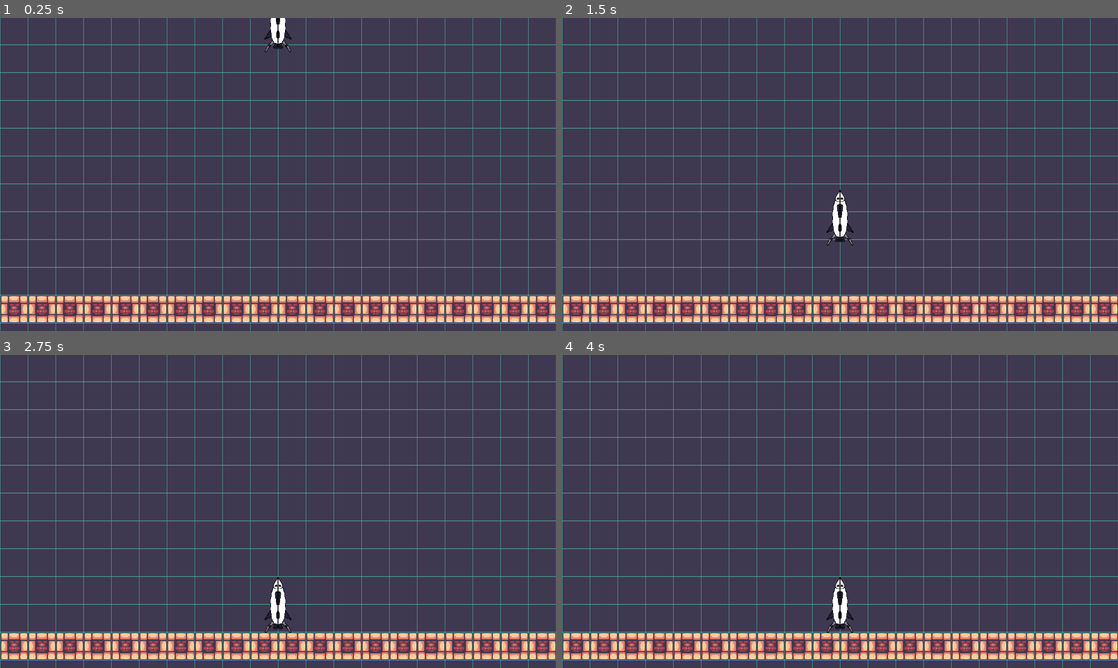
Above: before the commit, frames 1-4 (two rows, left to right).
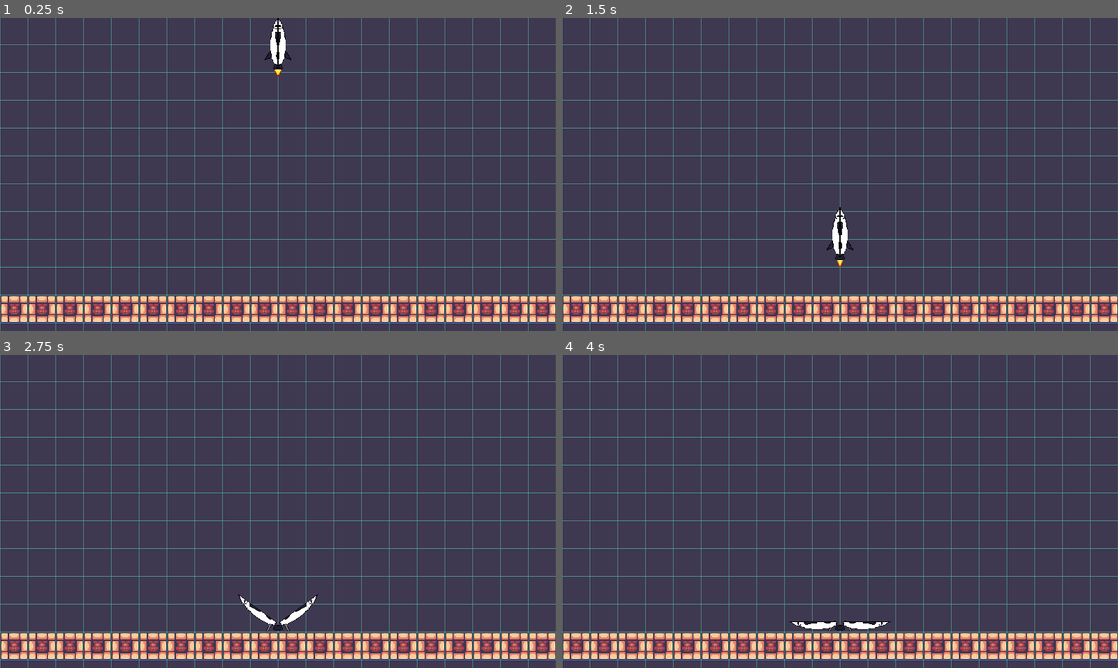
Above: after the commit, the same moments.

Repository: CaptainTiki/protoluna
Game: Godot game, scene res://Scenes/level_root.tscn
Two runs of this game, one before a commit and one after it. Both use one fixed random seed, a clock stepped at 60 frames per second and the inputs below.
Inputs:
- Up to frame 1 (0.25 s): no input
- Up to frame 2 (1.5 s): no input
- Up to frame 3 (2.75 s): no input
- Up to frame 4 (4 s): tap Enter at 3.5 s

The runs differ from the first frame. In frame 1, 1.8% of the frame differs, in the area x 0-100%, y 0-98%; in frame 2, 1.8%; in frame 3, 2.0%; in frame 4, 2.0%, in the area x 0-100%, y 8-98%.

Commit message:
Rocket Deploys
split sprites
added animation players
added scripts to deploy rocket into "building mode"

Diff:
--- a/Scenes/lander_rocket.gd
+++ b/Scenes/lander_rocket.gd
@@ -6,19 +6,34 @@
 @export var landing_speed: float = 5.0 # Adjust for faster or slower initial movement
 @export var deceleration: float = 0.1 # Adjust for slower or faster deceleration
 
+@onready var animation_thruster = $AnimationThruster
+@onready var animation_fins = $AnimationFins
+@onready var animation_legs = $AnimationLegs
+@onready var animation_body = $AnimationBody
+
 var current_position : Vector2
 var is_moving: bool = false
+var landing = true
+var legsdeployed = false
+var finsdeployed = true
+var bodysplit = false
 
 # Called when the node enters the scene tree for the first time.
 func _ready():
+	animation_thruster.play("RESET")
+	animation_fins.play("RESET")
+	animation_legs.play("RESET")
+	animation_body.play("RESET")
 	#initialize starting position
 	current_position = start_position
 	position = start_position
 
 	if position == deploy_position:
 		start_liftoff()
+		animation_thruster.play("thrusting")
 	else:
 		start_landing()
+		animation_thruster.play("thrusting")
 
 func start_liftoff() -> void:
 	pass
@@ -28,18 +43,39 @@
 	pass
 
 # Called every frame. 'delta' is the elapsed time since the previous frame.
-func _process(delta):
+func _process(_delta):
 	pass
 
 func _physics_process(delta):
 	if is_moving:
 		#calculate the distance to the target
 		var distance = deploy_position - current_position
+		#check to see if we need to do any other animations
+		if distance.length() <= 75:
+			if landing:
+				if legsdeployed == false:
+					animation_legs.play("deploy")
+					animation_fins.play("retract")
+					finsdeployed = false
+					legsdeployed = true
+			else:
+				if legsdeployed == true:
+					animation_legs.play("retract")
+					animation_fins.play("deploy")
+					legsdeployed = false
+					finsdeployed = true
+			pass
 		#stop moving if we're close enough
 		if distance.length() <= 2.5: #larger than the step check below
 			position = deploy_position
-			is_moving = false
-			on_landing_complete()
+			if is_moving == true:
+				animation_body.play("deploy")
+				is_moving = false
+			animation_thruster.play("off")
+			if animation_body.current_animation == "deploy" && animation_body.is_playing() == false:
+				bodysplit = true
+			if legsdeployed && finsdeployed == false && bodysplit == true:
+				on_landing_complete()
 			return
 
 		#adjust speed based on distance
@@ -50,8 +86,13 @@
 			step.x = 2
 		current_position += step
 
+
 		#update the position of the rocket
 		position = current_position
+	elif is_moving == false:
+		if landing:
+			pass
+		pass
 
 func on_landing_complete():
 	print("Landing Complete")
--- a/Scenes/lander_rocket.tscn
+++ b/Scenes/lander_rocket.tscn
@@ -1,83 +1,526 @@
-[gd_scene load_steps=9 format=3 uid="uid://dkvhrc0k7ps7n"]
-
-[ext_resource type="Texture2D" uid="uid://c2qb7vs53c4re" path="res://Assets/Rocket.png" id="1_1nqwh"]
+[gd_scene load_steps=22 format=3 uid="uid://dkvhrc0k7ps7n"]
+
 [ext_resource type="Script" path="res://Scenes/lander_rocket.gd" id="1_vlc08"]
-
-[sub_resource type="Animation" id="Animation_8dguh"]
+[ext_resource type="Texture2D" uid="uid://4bjjyvsircw" path="res://Assets/Sprites/Rocket/LegUpper.png" id="2_14yab"]
+[ext_resource type="Texture2D" uid="uid://d0uc1o3w5ncs0" path="res://Assets/Sprites/Rocket/LegLower.png" id="3_ihslk"]
+[ext_resource type="Texture2D" uid="uid://5a1f1k77xa38" path="res://Assets/Sprites/Rocket/RocketFin.png" id="4_3cwv7"]
+[ext_resource type="Texture2D" uid="uid://cyphtewsll6vy" path="res://Assets/Sprites/Rocket/RocketBody1.png" id="5_kvbfo"]
+[ext_resource type="Texture2D" uid="uid://dud2lkn66xhni" path="res://Assets/Sprites/Rocket/RocketEngine.png" id="6_uwvt7"]
+[ext_resource type="Texture2D" uid="uid://brvx40cbwpkii" path="res://Assets/Sprites/Rocket/Flame.png" id="7_6jin5"]
+
+[sub_resource type="Animation" id="Animation_43oeq"]
 length = 0.001
 tracks/0/type = "value"
 tracks/0/imported = false
 tracks/0/enabled = true
-tracks/0/path = NodePath("Sprite2D:modulate")
-tracks/0/interp = 1
-tracks/0/loop_wrap = true
-tracks/0/keys = {
-"times": PackedFloat32Array(0),
-"transitions": PackedFloat32Array(1),
-"update": 0,
-"values": [Color(1, 1, 1, 1)]
-}
-
-[sub_resource type="Animation" id="Animation_ltamf"]
-resource_name = "Repack"
-length = 2.0
+tracks/0/path = NodePath("Rocket_Sprites/Flame:scale")
+tracks/0/interp = 1
+tracks/0/loop_wrap = true
+tracks/0/keys = {
+"times": PackedFloat32Array(0),
+"transitions": PackedFloat32Array(1),
+"update": 0,
+"values": [Vector2(1, 1)]
+}
+tracks/1/type = "value"
+tracks/1/imported = false
+tracks/1/enabled = true
+tracks/1/path = NodePath("Rocket_Sprites/Flame:offset")
+tracks/1/interp = 1
+tracks/1/loop_wrap = true
+tracks/1/keys = {
+"times": PackedFloat32Array(0),
+"transitions": PackedFloat32Array(1),
+"update": 0,
+"values": [Vector2(0, 19)]
+}
+tracks/2/type = "value"
+tracks/2/imported = false
+tracks/2/enabled = true
+tracks/2/path = NodePath("Rocket_Sprites/Flame:visible")
+tracks/2/interp = 1
+tracks/2/loop_wrap = true
+tracks/2/keys = {
+"times": PackedFloat32Array(0),
+"transitions": PackedFloat32Array(1),
+"update": 1,
+"values": [true]
+}
+
+[sub_resource type="Animation" id="Animation_fr8ko"]
+resource_name = "off"
+tracks/0/type = "value"
+tracks/0/imported = false
+tracks/0/enabled = true
+tracks/0/path = NodePath("Rocket_Sprites/Flame:visible")
+tracks/0/interp = 1
+tracks/0/loop_wrap = true
+tracks/0/keys = {
+"times": PackedFloat32Array(0),
+"transitions": PackedFloat32Array(1),
+"update": 1,
+"values": [false]
+}
+
+[sub_resource type="Animation" id="Animation_rsl7s"]
+resource_name = "thrusting"
+length = 0.5
+loop_mode = 1
+tracks/0/type = "value"
+tracks/0/imported = false
+tracks/0/enabled = true
+tracks/0/path = NodePath("Rocket_Sprites/Flame:scale")
+tracks/0/interp = 1
+tracks/0/loop_wrap = true
+tracks/0/keys = {
+"times": PackedFloat32Array(0, 0.125, 0.25, 0.375),
+"transitions": PackedFloat32Array(1, 1, 1, 1),
+"update": 0,
+"values": [Vector2(1, 1), Vector2(1.5, 0.75), Vector2(1, 1), Vector2(0.75, 1.5)]
+}
+tracks/1/type = "value"
+tracks/1/imported = false
+tracks/1/enabled = true
+tracks/1/path = NodePath("Rocket_Sprites/Flame:offset")
+tracks/1/interp = 1
+tracks/1/loop_wrap = true
+tracks/1/keys = {
+"times": PackedFloat32Array(0, 0.125, 0.25, 0.375),
+"transitions": PackedFloat32Array(1, 1, 1, 1),
+"update": 0,
+"values": [Vector2(0, 19), Vector2(0, 22), Vector2(0, 19), Vector2(0, 16)]
+}
+tracks/2/type = "value"
+tracks/2/imported = false
+tracks/2/enabled = true
+tracks/2/path = NodePath("Rocket_Sprites/Flame:visible")
+tracks/2/interp = 1
+tracks/2/loop_wrap = true
+tracks/2/keys = {
+"times": PackedFloat32Array(0),
+"transitions": PackedFloat32Array(1),
+"update": 1,
+"values": [true]
+}
+
+[sub_resource type="AnimationLibrary" id="AnimationLibrary_o3bwx"]
+_data = {
+"RESET": SubResource("Animation_43oeq"),
+"off": SubResource("Animation_fr8ko"),
+"thrusting": SubResource("Animation_rsl7s")
+}
+
+[sub_resource type="Animation" id="Animation_gcj2q"]
+resource_name = "deploy"
+length = 0.5
+tracks/0/type = "value"
+tracks/0/imported = false
+tracks/0/enabled = true
+tracks/0/path = NodePath("Rocket_Sprites/FinRight:rotation")
+tracks/0/interp = 1
+tracks/0/loop_wrap = true
+tracks/0/keys = {
+"times": PackedFloat32Array(0, 0.5),
+"transitions": PackedFloat32Array(1, 1),
+"update": 0,
+"values": [1.0472, 0.0]
+}
+tracks/1/type = "value"
+tracks/1/imported = false
+tracks/1/enabled = true
+tracks/1/path = NodePath("Rocket_Sprites/FinLeft:rotation")
+tracks/1/interp = 1
+tracks/1/loop_wrap = true
+tracks/1/keys = {
+"times": PackedFloat32Array(0, 0.5),
+"transitions": PackedFloat32Array(1, 1),
+"update": 0,
+"values": [-1.0472, 0.0]
+}
+tracks/2/type = "value"
+tracks/2/imported = false
+tracks/2/enabled = true
+tracks/2/path = NodePath("Rocket_Sprites/FinRight:visible")
+tracks/2/interp = 1
+tracks/2/loop_wrap = true
+tracks/2/keys = {
+"times": PackedFloat32Array(0),
+"transitions": PackedFloat32Array(1),
+"update": 1,
+"values": [true]
+}
+tracks/3/type = "value"
+tracks/3/imported = false
+tracks/3/enabled = true
+tracks/3/path = NodePath("Rocket_Sprites/FinLeft:visible")
+tracks/3/interp = 1
+tracks/3/loop_wrap = true
+tracks/3/keys = {
+"times": PackedFloat32Array(0),
+"transitions": PackedFloat32Array(1),
+"update": 1,
+"values": [true]
+}
+
+[sub_resource type="Animation" id="Animation_qxbnh"]
+length = 0.001
+tracks/0/type = "value"
+tracks/0/imported = false
+tracks/0/enabled = true
+tracks/0/path = NodePath("Rocket_Sprites/FinRight:rotation")
+tracks/0/interp = 1
+tracks/0/loop_wrap = true
+tracks/0/keys = {
+"times": PackedFloat32Array(0),
+"transitions": PackedFloat32Array(1),
+"update": 0,
+"values": [0.0]
+}
+tracks/1/type = "value"
+tracks/1/imported = false
+tracks/1/enabled = true
+tracks/1/path = NodePath("Rocket_Sprites/FinLeft:rotation")
+tracks/1/interp = 1
+tracks/1/loop_wrap = true
+tracks/1/keys = {
+"times": PackedFloat32Array(0),
+"transitions": PackedFloat32Array(1),
+"update": 0,
+"values": [0.0]
+}
+tracks/2/type = "value"
+tracks/2/imported = false
+tracks/2/enabled = true
+tracks/2/path = NodePath("Rocket_Sprites/FinRight:visible")
+tracks/2/interp = 1
+tracks/2/loop_wrap = true
+tracks/2/keys = {
+"times": PackedFloat32Array(0),
+"transitions": PackedFloat32Array(1),
+"update": 1,
+"values": [true]
+}
+tracks/3/type = "value"
+tracks/3/imported = false
+tracks/3/enabled = true
+tracks/3/path = NodePath("Rocket_Sprites/FinLeft:visible")
+tracks/3/interp = 1
+tracks/3/loop_wrap = true
+tracks/3/keys = {
+"times": PackedFloat32Array(0),
+"transitions": PackedFloat32Array(1),
+"update": 1,
+"values": [true]
+}
+
+[sub_resource type="Animation" id="Animation_5s6am"]
+resource_name = "retract"
+length = 0.5
+tracks/0/type = "value"
+tracks/0/imported = false
+tracks/0/enabled = true
+tracks/0/path = NodePath("Rocket_Sprites/FinRight:rotation")
+tracks/0/interp = 1
+tracks/0/loop_wrap = true
+tracks/0/keys = {
+"times": PackedFloat32Array(0, 0.5),
+"transitions": PackedFloat32Array(1, 1),
+"update": 0,
+"values": [0.0, 1.0472]
+}
+tracks/1/type = "value"
+tracks/1/imported = false
+tracks/1/enabled = true
+tracks/1/path = NodePath("Rocket_Sprites/FinLeft:rotation")
+tracks/1/interp = 1
+tracks/1/loop_wrap = true
+tracks/1/keys = {
+"times": PackedFloat32Array(0, 0.5),
+"transitions": PackedFloat32Array(1, 1),
+"update": 0,
+"values": [0.0, -1.0472]
+}
+tracks/2/type = "value"
+tracks/2/imported = false
+tracks/2/enabled = true
+tracks/2/path = NodePath("Rocket_Sprites/FinRight:visible")
+tracks/2/interp = 1
+tracks/2/loop_wrap = true
+tracks/2/keys = {
+"times": PackedFloat32Array(0.5),
+"transitions": PackedFloat32Array(1),
+"update": 1,
+"values": [false]
+}
+tracks/3/type = "value"
+tracks/3/imported = false
+tracks/3/enabled = true
+tracks/3/path = NodePath("Rocket_Sprites/FinLeft:visible")
+tracks/3/interp = 1
+tracks/3/loop_wrap = true
+tracks/3/keys = {
+"times": PackedFloat32Array(0.5),
+"transitions": PackedFloat32Array(1),
+"update": 1,
+"values": [false]
+}
+
+[sub_resource type="AnimationLibrary" id="AnimationLibrary_7aom8"]
+_data = {
+"RESET": SubResource("Animation_qxbnh"),
+"deploy": SubResource("Animation_gcj2q"),
+"retract": SubResource("Animation_5s6am")
+}
+
+[sub_resource type="Animation" id="Animation_jcdxi"]
+resource_name = "deploy"
+length = 0.5
 step = 0.05
 tracks/0/type = "value"
 tracks/0/imported = false
 tracks/0/enabled = true
-tracks/0/path = NodePath("Sprite2D:modulate")
-tracks/0/interp = 1
-tracks/0/loop_wrap = true
-tracks/0/keys = {
-"times": PackedFloat32Array(0, 2),
+tracks/0/path = NodePath("Rocket_Sprites/LegUpperLeft:rotation")
+tracks/0/interp = 1
+tracks/0/loop_wrap = true
+tracks/0/keys = {
+"times": PackedFloat32Array(0, 0.25, 0.5),
+"transitions": PackedFloat32Array(1, 1, 1),
+"update": 0,
+"values": [2.79253, 1.39626, 0.0]
+}
+tracks/1/type = "value"
+tracks/1/imported = false
+tracks/1/enabled = true
+tracks/1/path = NodePath("Rocket_Sprites/LegUpperLeft/LegLowerLeft:rotation")
+tracks/1/interp = 1
+tracks/1/loop_wrap = true
+tracks/1/keys = {
+"times": PackedFloat32Array(0, 0.25, 0.5),
+"transitions": PackedFloat32Array(1, 1, 1),
+"update": 0,
+"values": [-2.79253, -1.39626, 0.0]
+}
+tracks/2/type = "value"
+tracks/2/imported = false
+tracks/2/enabled = true
+tracks/2/path = NodePath("Rocket_Sprites/LegUpperRight:rotation")
+tracks/2/interp = 1
+tracks/2/loop_wrap = true
+tracks/2/keys = {
+"times": PackedFloat32Array(0, 0.25, 0.5),
+"transitions": PackedFloat32Array(1, 1, 1),
+"update": 0,
+"values": [-2.79253, -1.39626, 0.0]
+}
+tracks/3/type = "value"
+tracks/3/imported = false
+tracks/3/enabled = true
+tracks/3/path = NodePath("Rocket_Sprites/LegUpperRight/LegLowerRight:rotation")
+tracks/3/interp = 1
+tracks/3/loop_wrap = true
+tracks/3/keys = {
+"times": PackedFloat32Array(0, 0.25, 0.5),
+"transitions": PackedFloat32Array(1, 1, 1),
+"update": 0,
+"values": [2.79253, 1.39626, 0.0]
+}
+
+[sub_resource type="Animation" id="Animation_0wm1b"]
+length = 0.001
+tracks/0/type = "value"
+tracks/0/imported = false
+tracks/0/enabled = true
+tracks/0/path = NodePath("Rocket_Sprites/LegUpperLeft:rotation")
+tracks/0/interp = 1
+tracks/0/loop_wrap = true
+tracks/0/keys = {
+"times": PackedFloat32Array(0),
+"transitions": PackedFloat32Array(1),
+"update": 0,
+"values": [2.79253]
+}
+tracks/1/type = "value"
+tracks/1/imported = false
+tracks/1/enabled = true
+tracks/1/path = NodePath("Rocket_Sprites/LegUpperLeft/LegLowerLeft:rotation")
+tracks/1/interp = 1
+tracks/1/loop_wrap = true
+tracks/1/keys = {
+"times": PackedFloat32Array(0),
+"transitions": PackedFloat32Array(1),
+"update": 0,
+"values": [-2.79253]
+}
+tracks/2/type = "value"
+tracks/2/imported = false
+tracks/2/enabled = true
+tracks/2/path = NodePath("Rocket_Sprites/LegUpperRight:rotation")
+tracks/2/interp = 1
+tracks/2/loop_wrap = true
+tracks/2/keys = {
+"times": PackedFloat32Array(0),
+"transitions": PackedFloat32Array(1),
+"update": 0,
+"values": [-2.79253]
+}
+tracks/3/type = "value"
+tracks/3/imported = false
+tracks/3/enabled = true
+tracks/3/path = NodePath("Rocket_Sprites/LegUpperRight/LegLowerRight:rotation")
+tracks/3/interp = 1
+tracks/3/loop_wrap = true
+tracks/3/keys = {
+"times": PackedFloat32Array(0),
+"transitions": PackedFloat32Array(1),
+"update": 0,
+"values": [2.79253]
+}
+
+[sub_resource type="AnimationLibrary" id="AnimationLibrary_06sna"]
+_data = {
+"RESET": SubResource("Animation_0wm1b"),
+"deploy": SubResource("Animation_jcdxi")
+}
+
+[sub_resource type="Animation" id="Animation_6nydi"]
+resource_name = "deploy"
+tracks/0/type = "value"
+tracks/0/imported = false
+tracks/0/enabled = true
+tracks/0/path = NodePath("Rocket_Sprites/BodyLeft:rotation")
+tracks/0/interp = 1
+tracks/0/loop_wrap = true
+tracks/0/keys = {
+"times": PackedFloat32Array(0, 1),
 "transitions": PackedFloat32Array(1, 1),
 "update": 0,
-"values": [Color(1, 1, 1, 0), Color(1, 1, 1, 1)]
-}
-
-[sub_resource type="Animation" id="Animation_43bmv"]
-resource_name = "Deploy"
-length = 2.0
-step = 0.05
-tracks/0/type = "value"
-tracks/0/imported = false
-tracks/0/enabled = true
-tracks/0/path = NodePath("Sprite2D:modulate")
-tracks/0/interp = 1
-tracks/0/loop_wrap = true
-tracks/0/keys = {
-"times": PackedFloat32Array(0, 2),
+"values": [0.0, -1.5708]
+}
+tracks/1/type = "value"
+tracks/1/imported = false
+tracks/1/enabled = true
+tracks/1/path = NodePath("Rocket_Sprites/BodyRight:rotation")
+tracks/1/interp = 1
+tracks/1/loop_wrap = true
+tracks/1/keys = {
+"times": PackedFloat32Array(0, 1),
 "transitions": PackedFloat32Array(1, 1),
 "update": 0,
-"values": [Color(1, 1, 1, 1), Color(1, 1, 1, 0)]
-}
-
-[sub_resource type="Animation" id="Animation_wjsgt"]
-resource_name = "Landing"
-step = 0.05
-
-[sub_resource type="Animation" id="Animation_yob5v"]
-resource_name = "Liftoff"
-step = 0.05
-
-[sub_resource type="AnimationLibrary" id="AnimationLibrary_togg6"]
+"values": [0.0, 1.5708]
+}
+
+[sub_resource type="Animation" id="Animation_tmwta"]
+length = 0.001
+tracks/0/type = "value"
+tracks/0/imported = false
+tracks/0/enabled = true
+tracks/0/path = NodePath("Rocket_Sprites/BodyLeft:rotation")
+tracks/0/interp = 1
+tracks/0/loop_wrap = true
+tracks/0/keys = {
+"times": PackedFloat32Array(0),
+"transitions": PackedFloat32Array(1),
+"update": 0,
+"values": [0.0]
+}
+tracks/1/type = "value"
+tracks/1/imported = false
+tracks/1/enabled = true
+tracks/1/path = NodePath("Rocket_Sprites/BodyRight:rotation")
+tracks/1/interp = 1
+tracks/1/loop_wrap = true
+tracks/1/keys = {
+"times": PackedFloat32Array(0),
+"transitions": PackedFloat32Array(1),
+"update": 0,
+"values": [0.0]
+}
+
+[sub_resource type="AnimationLibrary" id="AnimationLibrary_ra1a4"]
 _data = {
-"Deploy": SubResource("Animation_43bmv"),
-"Landing": SubResource("Animation_wjsgt"),
-"Liftoff": SubResource("Animation_yob5v"),
-"RESET": SubResource("Animation_8dguh"),
-"Repack": SubResource("Animation_ltamf")
+"RESET": SubResource("Animation_tmwta"),
+"deploy": SubResource("Animation_6nydi")
 }
 
 [node name="LanderRocket" type="Node2D"]
 script = ExtResource("1_vlc08")
 
-[node name="Sprite2D" type="Sprite2D" parent="."]
-position = Vector2(0, -64)
-texture = ExtResource("1_1nqwh")
-
-[node name="AnimationPlayer" type="AnimationPlayer" parent="."]
+[node name="Rocket_Sprites" type="Node2D" parent="."]
+
+[node name="LegUpperLeft" type="Sprite2D" parent="Rocket_Sprites"]
+position = Vector2(-9, -5)
+rotation = 2.79253
+texture = ExtResource("2_14yab")
+offset = Vector2(-6, 2)
+
+[node name="LegLowerLeft" type="Sprite2D" parent="Rocket_Sprites/LegUpperLeft"]
+position = Vector2(-10, 6)
+rotation = -2.79253
+texture = ExtResource("3_ihslk")
+offset = Vector2(-2, 5)
+
+[node name="LegUpperRight" type="Sprite2D" parent="Rocket_Sprites"]
+position = Vector2(9, -5)
+rotation = -2.79253
+texture = ExtResource("2_14yab")
+offset = Vector2(6, 2)
+flip_h = true
+
+[node name="LegLowerRight" type="Sprite2D" parent="Rocket_Sprites/LegUpperRight"]
+position = Vector2(10, 6)
+rotation = 2.79253
+texture = ExtResource("3_ihslk")
+offset = Vector2(2, 5)
+flip_h = true
+
+[node name="Flame" type="Sprite2D" parent="Rocket_Sprites"]
+texture = ExtResource("7_6jin5")
+offset = Vector2(0, 19)
+flip_h = true
+
+[node name="Nozzle" type="Sprite2D" parent="Rocket_Sprites"]
+texture = ExtResource("6_uwvt7")
+offset = Vector2(0, 5)
+flip_h = true
+
+[node name="FinLeft" type="Sprite2D" parent="Rocket_Sprites"]
+position = Vector2(-16, -32)
+texture = ExtResource("4_3cwv7")
+offset = Vector2(-7, 10.5)
+
+[node name="BodyLeft" type="Sprite2D" parent="Rocket_Sprites"]
+position = Vector2(-8, -1)
+texture = ExtResource("5_kvbfo")
+offset = Vector2(-1.5, -54)
+
+[node name="FinRight" type="Sprite2D" parent="Rocket_Sprites"]
+position = Vector2(16, -32)
+texture = ExtResource("4_3cwv7")
+offset = Vector2(7, 10.5)
+flip_h = true
+
+[node name="BodyRight" type="Sprite2D" parent="Rocket_Sprites"]
+position = Vector2(8, -1)
+texture = ExtResource("5_kvbfo")
+offset = Vector2(1.5, -54)
+flip_h = true
+
+[node name="AnimationThruster" type="AnimationPlayer" parent="."]
 libraries = {
-"": SubResource("AnimationLibrary_togg6")
-}
-autoplay = "RESET"
+"": SubResource("AnimationLibrary_o3bwx")
+}
+
+[node name="AnimationFins" type="AnimationPlayer" parent="."]
+libraries = {
+"": SubResource("AnimationLibrary_7aom8")
+}
+
+[node name="AnimationLegs" type="AnimationPlayer" parent="."]
+libraries = {
+"": SubResource("AnimationLibrary_06sna")
+}
+
+[node name="AnimationBody" type="AnimationPlayer" parent="."]
+libraries = {
+"": SubResource("AnimationLibrary_ra1a4")
+}
--- a/Scenes/level_root.tscn
+++ b/Scenes/level_root.tscn
@@ -71,8 +71,7 @@
 position = Vector2(0, 362)
 
 [node name="LanderRocket" parent="." instance=ExtResource("2_6omfv")]
-position = Vector2(0, 640)
-deploy_position = Vector2(0, 640)
+position = Vector2(0, 624)
+deploy_position = Vector2(0, 624)
 start_position = Vector2(0, -128)
-landing_speed = 50.0
-deceleration = 0.025
+landing_speed = 15.0
--- a/project.godot
+++ b/project.godot
@@ -43,3 +43,7 @@
 "deadzone": 0.5,
 "events": []
 }
+
+[rendering]
+
+textures/canvas_textures/default_texture_filter=0
Binary file removed: Assets/Sprite-0002.aseprite
Binary file added: Assets/Sprites/Rocket/Flame.aseprite
Binary file added: Assets/Sprites/Rocket/Flame.png
Not shown, added: Assets/Sprites/Rocket/Flame.png.import
Binary file added: Assets/Sprites/Rocket/LegLower.aseprite
Binary file added: Assets/Sprites/Rocket/LegLower.png
Not shown, added: Assets/Sprites/Rocket/LegLower.png.import
Binary file added: Assets/Sprites/Rocket/LegUpper.aseprite
Binary file added: Assets/Sprites/Rocket/LegUpper.png
Not shown, added: Assets/Sprites/Rocket/LegUpper.png.import
Binary file added: Assets/Sprites/Rocket/Rocket.aseprite
Binary file added: Assets/Sprites/Rocket/RocketBody1.aseprite
(and 8 more such lines)
